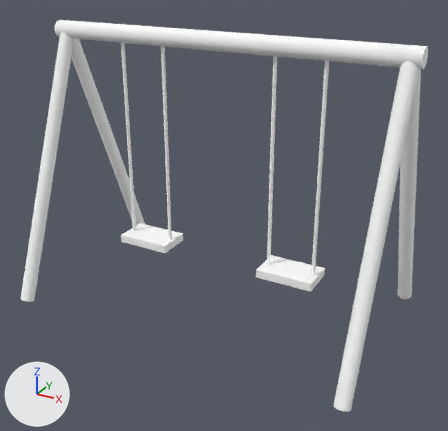
The glTF model godot/models/playground_swing.glb as it was, and as the next commit left it.
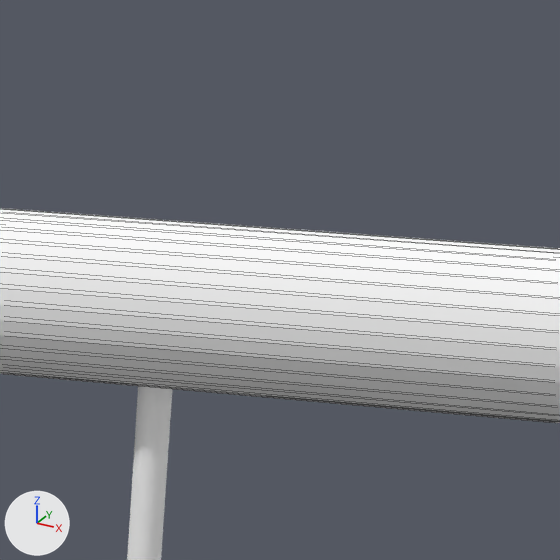
The first picture shows the older version from a 50 mm camera at (2.77, -4.89, 3.42) aimed at (0.13, -0.1, 1.02). The close-ups show the older and then the newer version on the part from 68% to 85% of the width and 2% to 19% of the height of that picture. Only the edits that show in the close-ups are written down. Arrows for +X, +Y and +Z are at lower left; the lights stay in place. The close-ups show mesh edges as thin lines. Where no turn or scale is listed for an object, it has been applied to the vertices.

The first close-up shows 'hanger.003', 'top'.
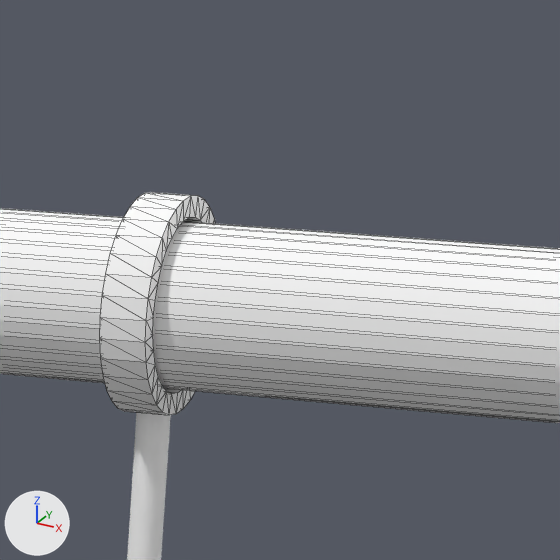
Where the newer file only moved an object's origin or applied its transform, the numbers keep the older frame.

Where the change shows, as pixel boxes [x1, y1, x2, y2] in the close-ups (560 x 560 px):
'suspension_eye.003', added
    after: [100, 192, 215, 415]

What changed in the scene script:
```text
Add me_suspension_eye_003:
    me_suspension_eye_003.from_pydata(...)  # 128 vertices, 256 faces; spans x 1.005..1.055, y -0.112..0.112, z 2.488..2.712
    me_suspension_eye_003.materials.append(mat_metal_dark)  # white #ffffff
Add ob_suspension_eye_003:
    ob_suspension_eye_003 = bpy.data.objects.new('suspension_eye.003', me_suspension_eye_003)
    ob_suspension_eye_003.location = (0.0, 0.0, 0.025)
```
